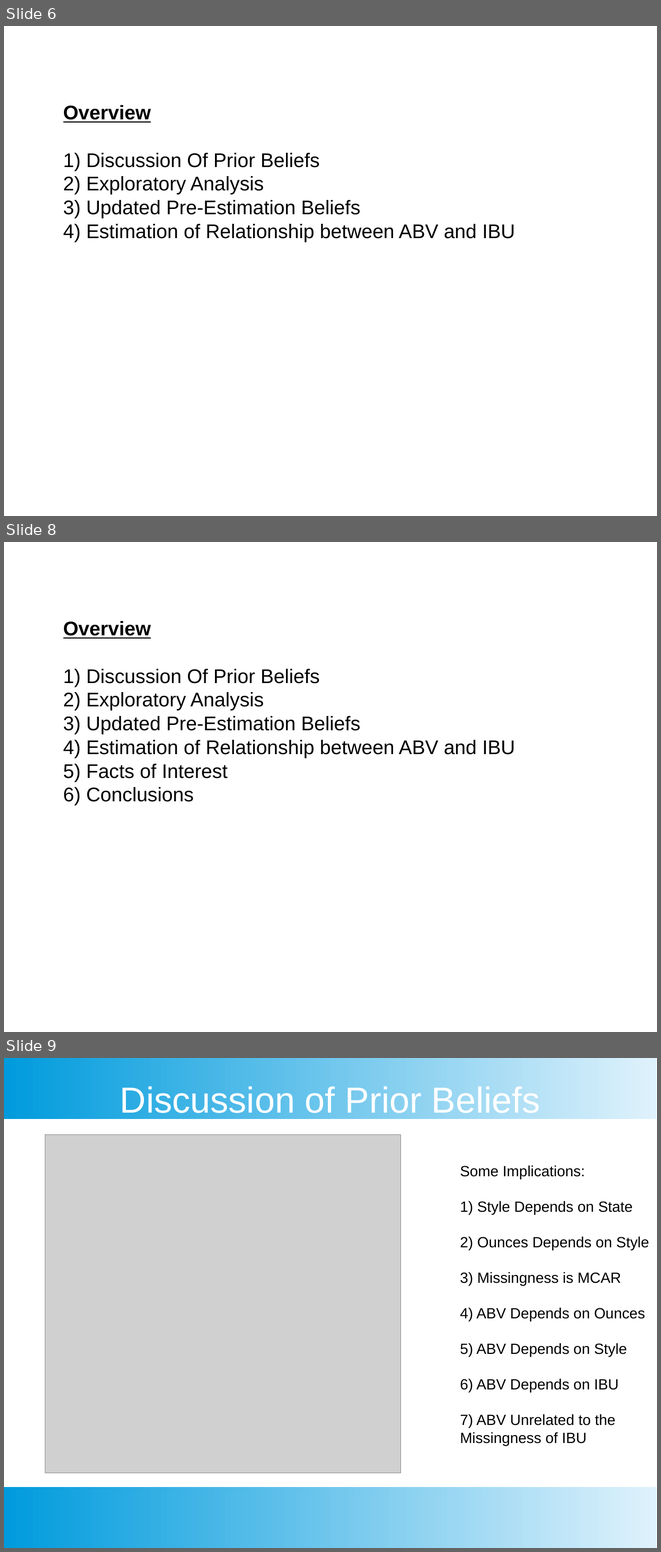
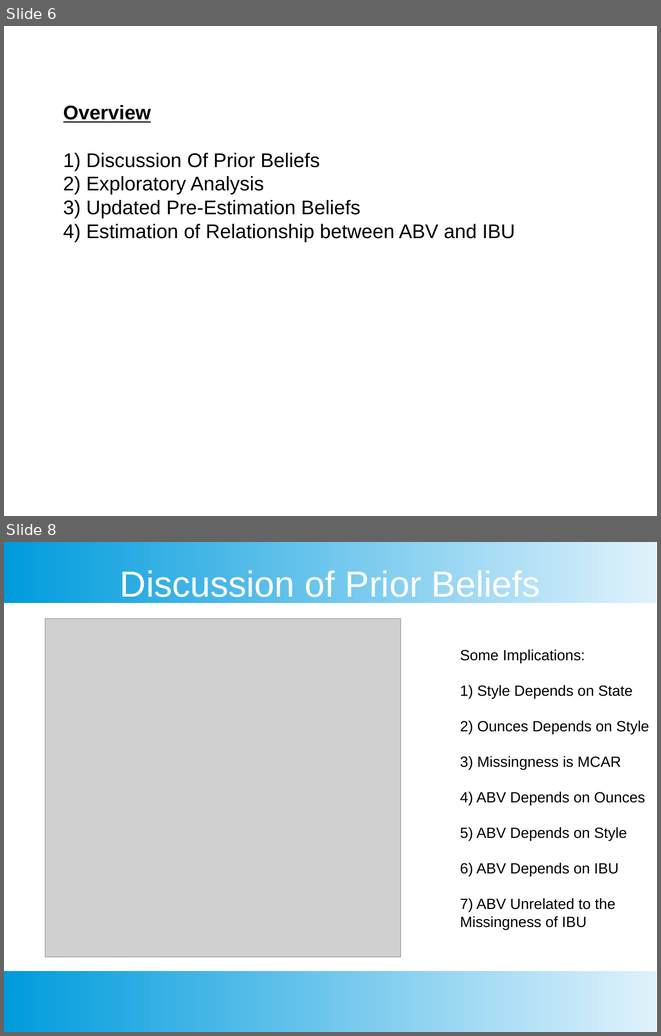
Before and after one commit to sjmiller8182/BeerAnalysis, a slide deck: presentations/Thompson_Kevin_Presentation.pptx. Shown one above the other, each under a label of ours: slides 6, 8 and 9 before the commit, slides 6 and 8 after it; the slides between them are not shown. The pictures are 661x1552 and 661x1036 pixels, drawn with LibreOffice and Linux fonts; fonts in the diff are those of the drawing; grey boxes stand for pictures; background and template pictures are left out. Boxes give left, top, right and bottom in pixels: in the first picture for what was removed or moved away, otherwise in the second. Text is boxed around its words. In the diff, an @@ line names an element or a change of style, - is before the commit and + after.

```diff
--- a/presentations/Thompson_Kevin_Presentation.pptx
+++ b/presentations/Thompson_Kevin_Presentation.pptx
@@ slide 8 removed at (x1=4, y1=542, x2=657, y2=1032), background #FFFFFF @@
@@ text removed at (x1=63, y1=621, x2=515, y2=802) @@
-Overview
-1) Discussion Of Prior Beliefs
-2) Exploratory Analysis
-3) Updated Pre-Estimation Beliefs
-4) Estimation of Relationship between ABV and IBU
-5) Facts of Interest
-6) Conclusions
@@ what was slide 9 is now slide 8 @@
```
Also in this commit, not shown: 6 slides changed, 2 other slides removed, 1 other file.
